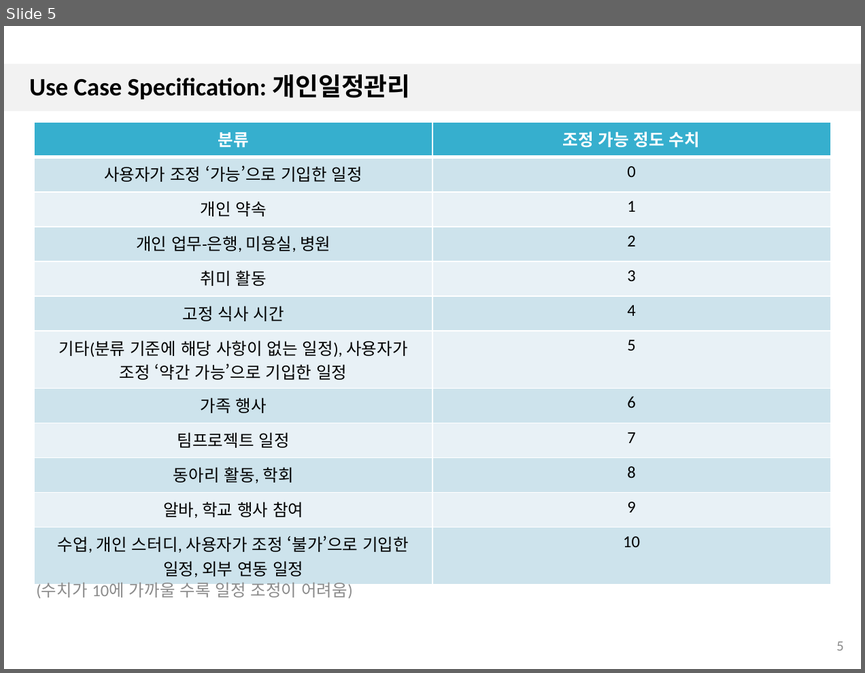
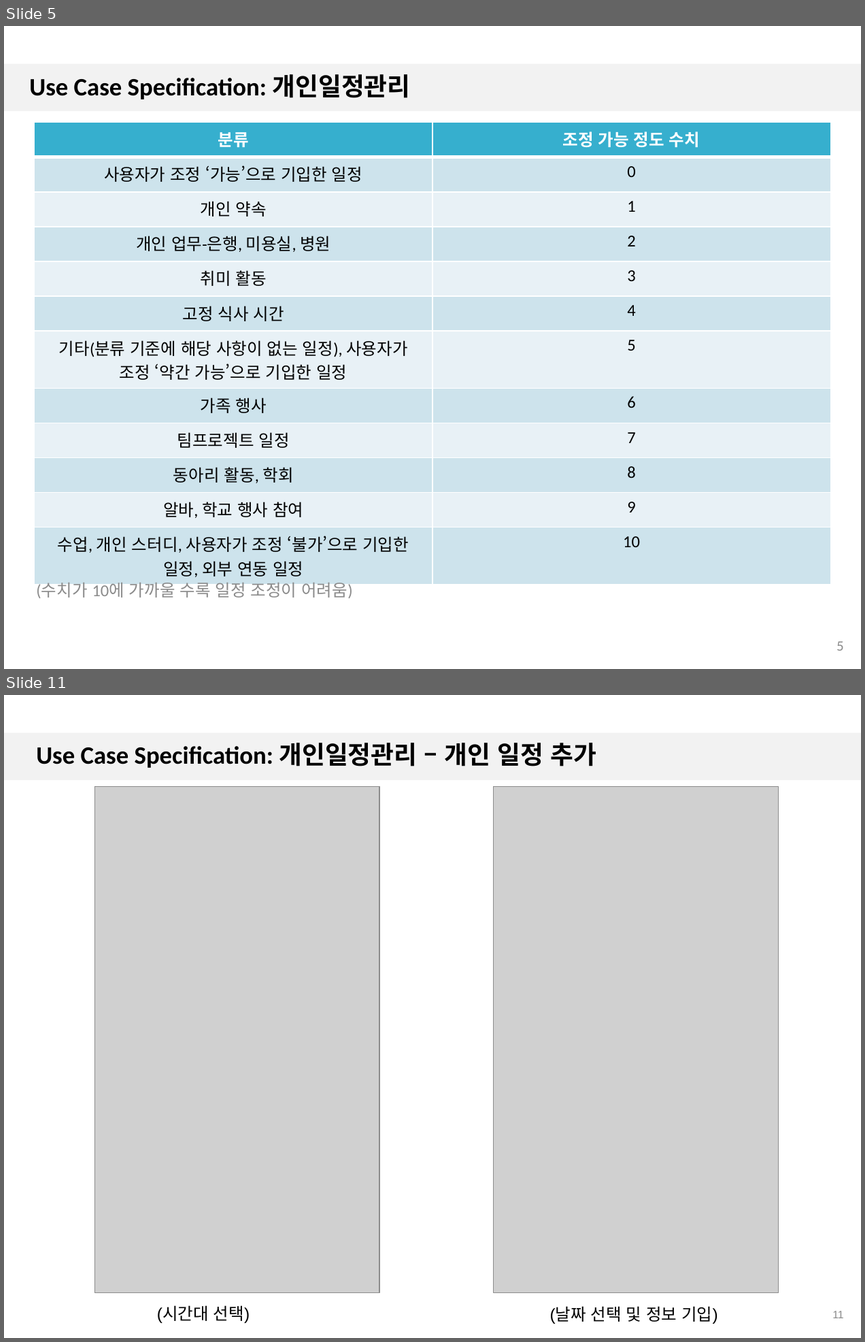
Before and after one commit to 7hong13/FillingGood, a slide deck: SRS/1.3/4팀_일정추천앱_UC_Spec_1.3.pptx. Shown one above the other, each under a label of ours: slide 5 before the commit, slides 5 and 11 after it; the slides between them are not shown. The pictures are 865x673 and 865x1342 pixels, drawn with LibreOffice and Linux fonts; fonts in the diff are those of the drawing; grey boxes stand for pictures; background and template pictures are left out. Boxes give left, top, right and bottom in pixels: in the first picture for what was removed or moved away, otherwise in the second. Text is boxed around its words. In the diff, an @@ line names an element or a change of style, - is before the commit and + after.

```diff
--- a/SRS/1.3/4팀_일정추천앱_UC_Spec_1.3.pptx
+++ b/SRS/1.3/4팀_일정추천앱_UC_Spec_1.3.pptx
@@ slide 11 added at (4, 695, 861, 1338), background #FFFFFF; not listed: 1 template element that a slide beside it also shows @@
@@ title added at (36, 743, 596, 768), 21 pt, text #000000, bold @@
+Use Case Specification: 개인일정관리 – 개인 일정 추가
@@ picture added at (95, 787, 379, 1293) @@
@@ picture added at (493, 787, 778, 1293) @@
@@ text added at (157, 1305, 249, 1323), 14 pt, text #000000 @@
+(시간대 선택)
@@ text added at (550, 1306, 718, 1323), 14 pt, text #000000 @@
+(날짜 선택 및 정보 기입)
@@ page number added at (832, 1310, 843, 1318), 9 pt, text #898989 @@
+11
```
Also in this commit, not shown: 26 slides changed, 14 other slides added, 6 other files.
